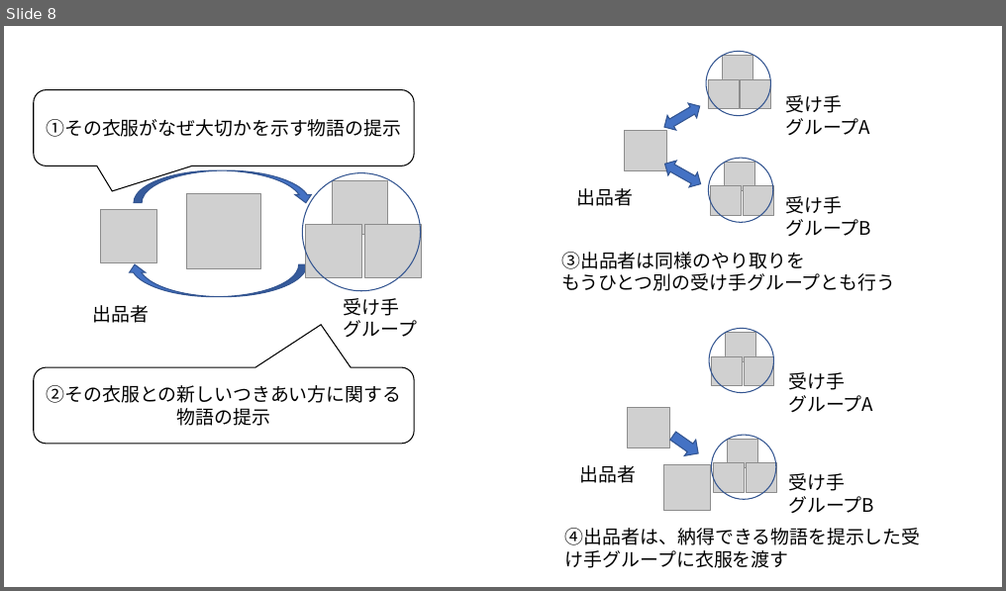
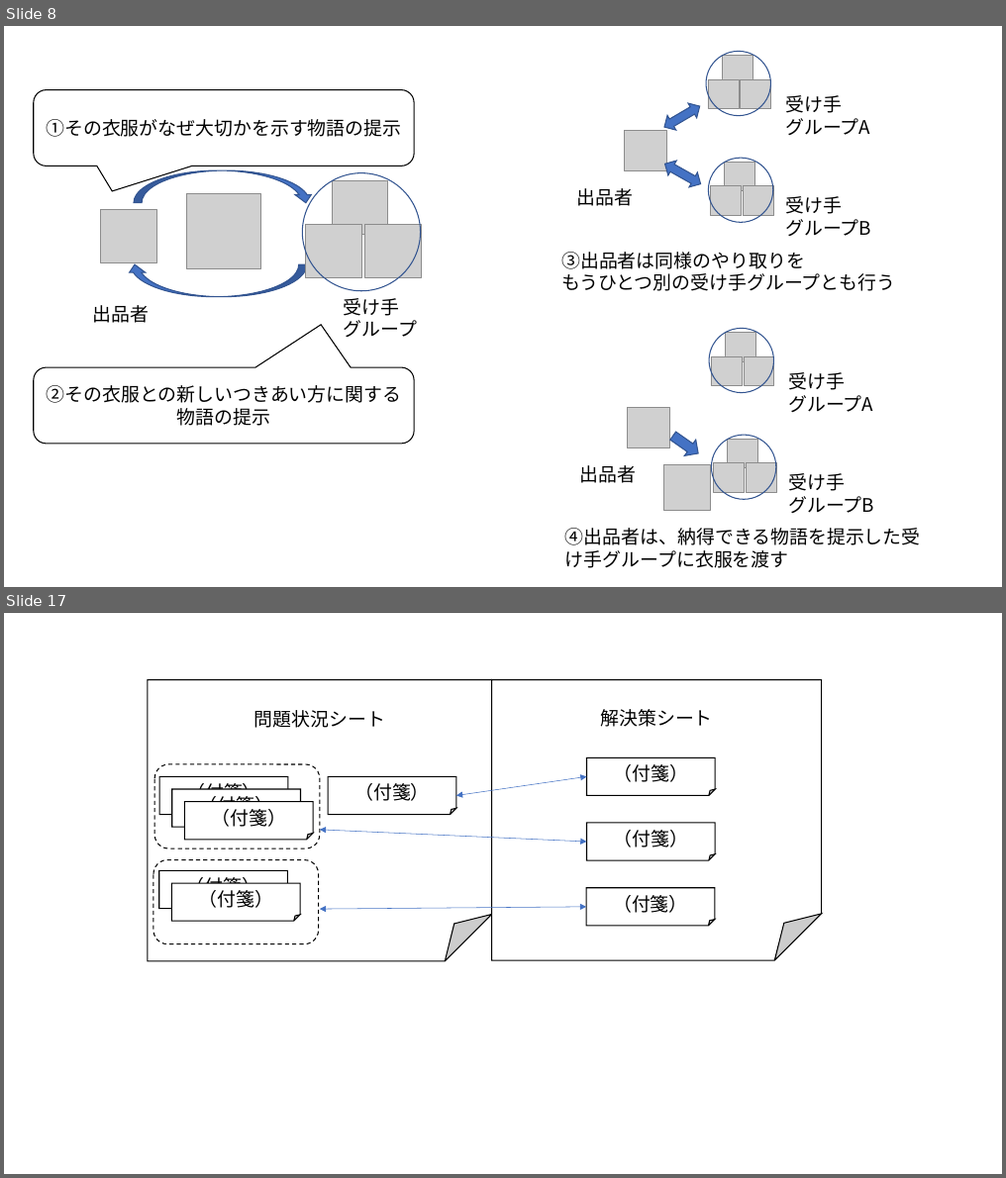
Before and after one commit to oyamadashin/remote, a slide deck: 図/図.pptx. Shown one above the other, each under a label of ours: slide 8 before the commit, slides 8 and 17 after it; the slides between them are not shown. The pictures are 1006x591 and 1006x1178 pixels, drawn with LibreOffice and Linux fonts; fonts in the diff are those of the drawing; grey boxes stand for pictures. Boxes give left, top, right and bottom in pixels: in the first picture for what was removed or moved away, otherwise in the second. Text is boxed around its words. In the diff, an @@ line names an element or a change of style, - is before the commit and + after.

```diff
--- a/図/図.pptx
+++ b/図/図.pptx
@@ slide 17 added at box(4, 613, 1002, 1174), background #FFFFFF @@
@@ folded corner added at box(148, 679, 492, 961), fill #FFFFFF, outline #000000 1 pt, 18 pt, text #000000 @@
+問題状況シート
@@ folded corner added at box(492, 679, 822, 960), fill #FFFFFF, outline #000000 1 pt, 18 pt, text #000000 @@
+解決策シート
@@ folded corner added at box(586, 759, 715, 796), fill #FFFFFF, outline #000000 1 pt, 18 pt, text #000000 @@
+（付箋）
@@ rounded rectangle added at box(154, 764, 319, 849), outline #000000 1 pt dashed @@
@@ folded corner added at box(159, 777, 288, 815), fill #FFFFFF, outline #000000 1 pt, 18 pt, text #000000 @@
+（付箋）
@@ folded corner added at box(172, 789, 301, 827), fill #FFFFFF, outline #000000 1 pt, 18 pt, text #000000 @@
+（付箋）
@@ folded corner added at box(328, 777, 456, 815), fill #FFFFFF, outline #000000 1 pt, 18 pt, text #000000 @@
+（付箋）
@@ double arrow added from (456, 796) to (586, 777), #4472C4 0.5 pt @@
@@ folded corner added at box(184, 802, 313, 840), fill #FFFFFF, outline #000000 1 pt, 18 pt, text #000000 @@
+（付箋）
@@ double arrow added from (320, 830) to (586, 842), #4472C4 0.5 pt @@
@@ folded corner added at box(586, 823, 715, 861), fill #FFFFFF, outline #000000 1 pt, 18 pt, text #000000 @@
+（付箋）
@@ rounded rectangle added at box(153, 861, 319, 945), outline #000000 1 pt dashed @@
@@ folded corner added at box(159, 870, 288, 909), fill #FFFFFF, outline #000000 1 pt, 18 pt, text #000000 @@
+（付箋）
@@ folded corner added at box(171, 883, 300, 922), fill #FFFFFF, outline #000000 1 pt, 18 pt, text #000000 @@
+（付箋）
@@ double arrow added from (320, 909) to (586, 907), #4472C4 0.5 pt @@
@@ folded corner added at box(586, 888, 715, 926), fill #FFFFFF, outline #000000 1 pt, 18 pt, text #000000 @@
+（付箋）
```
Also in this commit, not shown: 3 slides changed, 6 other slides added, 18 other files.
